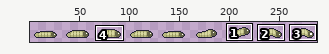
Sprite sheet -- gfx/maggot.png. The first picture is a wide view before the edit; the outline marks the close-up.
Close-up. As it was:
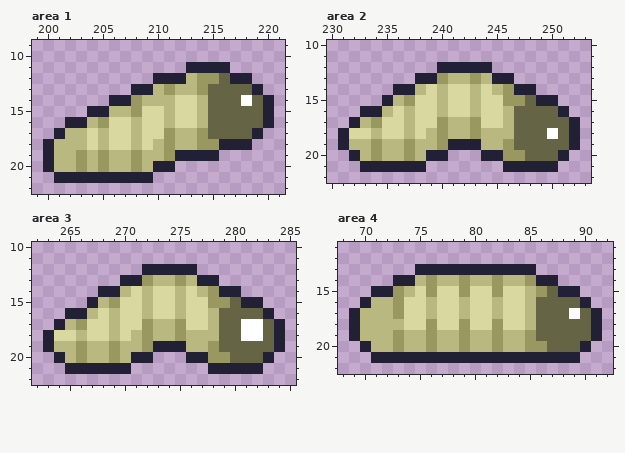
The file is 288x32 pixels. Shown: area 1: x 199..221, y 9..22; area 2: x 230..253, y 10..22; area 3: x 262..285, y 10..22; area 4: x 68..92, y 11..22. The wide view leaves out empty margins. The commit also changed other parts of the picture, which this record leaves out.
Now the later version:
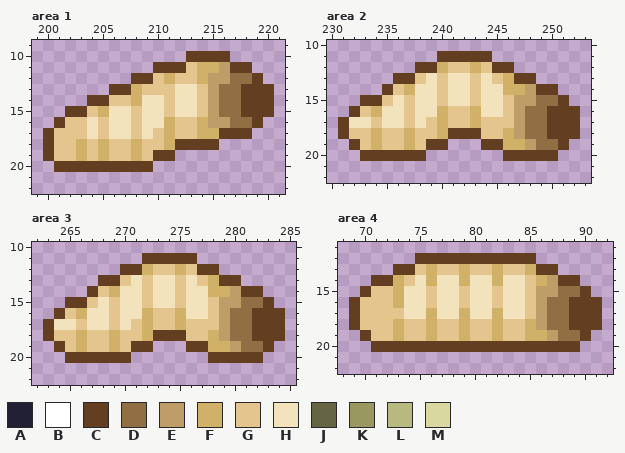
Palette (. is transparent): A #222034  B #ffffff  C #643e20  D #926e45  E #be9d69  F #d1b168  G #e5c58e  H #f3e3bc  J #656545  K #989860  L #b8b880  M #d8d8a0
Changes in this commit:
Changed rows in their new state; - is an unchanged pixel.
Area 1:
first column x 200:
10 -------------CCCC----
11 ----------CCCGFFECC--
12 --------CCGFGGFEEDDC-
13 ------CCFGGGHHGEDDCCC
14 ----CCGGFHHGHHGEDDCCC
15 --CCGFHHGHHGHHGEDDCCC
16 -CGGHGHHGHHFGGFEEDDC.
17 CGGGHGHHGHGFGGFFCCC.-
18 CGGFGFGGFGGFCCCC...--
19 CGGFGFGGFGCC....-----
20 .CCCCCCCCC..---------
21 -.........-----------
Area 2:
first column x 231:
11 ---------CCCCC--------
12 -------CCFGGFGCC------
13 -----CCGHGHHGHGFCC----
14 ----CGFHHGHHGHHFFECC--
15 --CCGHGHHGHHGHHGEEDDC-
16 -CGFHHGHHFGGFHHGEDDCCC
17 CHHGHHGHGFGGFGGGEDDCCC
18 CGGFGGFGGFCCCGGFEDDCCC
19 .CGFGGFGCC...CCFFEDDC.
20 -.CCCCCC..---..CCCCC.-
21 --......-------.....--
Area 3:
first column x 263:
11 ---------CCCCC--------
12 -------CCFGGFGCC------
13 -----CCGHGHHGHGFCC----
14 ----CGFHHGHHGHHFFECC--
15 --CCGHGHHGHHGHHGEEDDC-
16 -CGFHHGHHFGGFHHGEDDCCC
17 CHHGHHGHGFGGFGGGEDDCCC
18 CGGFGGFGGFCCCGGFEDDCCC
19 .CGFGGFGCC...CCFFEDDC.
20 -.CCCCCC..---..CCCCC.-
21 --......-------.....--
Area 4:
first column x 69:
12 ------CCCCCCCCCCC------
13 ----CCGFGGFGGFGGFCC----
14 --CCFGHFHHFHHFHHGFECC--
15 -CGGFHHGHHGHHGHHGEEDDC-
16 CGGGFHHGHHGHHGHHGEDDCCC
17 CGGGGHHFHHFHHFHHGEDDCCC
18 CGGGFGGFGGFGGFGGFEDDCCC
19 .CGGFGGFGGFGGFGGFFEDDC.
20 -.CCCCCCCCCCCCCCCCCCC.-
21 --...................--
Changed places in both close-ups, as pixel boxes (x1, y1, x2, y2):
changed: (43, 51, 274, 183)
changed: (338, 51, 580, 172)
changed: (43, 253, 285, 374)
changed: (349, 253, 602, 363)
